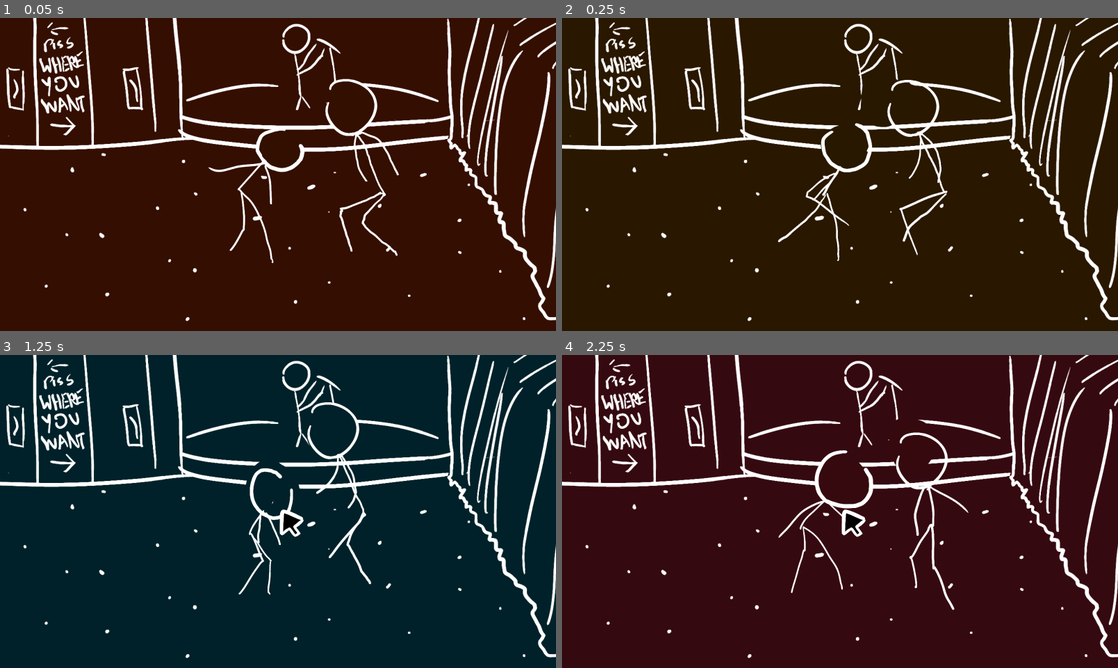
Above: before the commit, frames 1-4 (two rows, left to right).
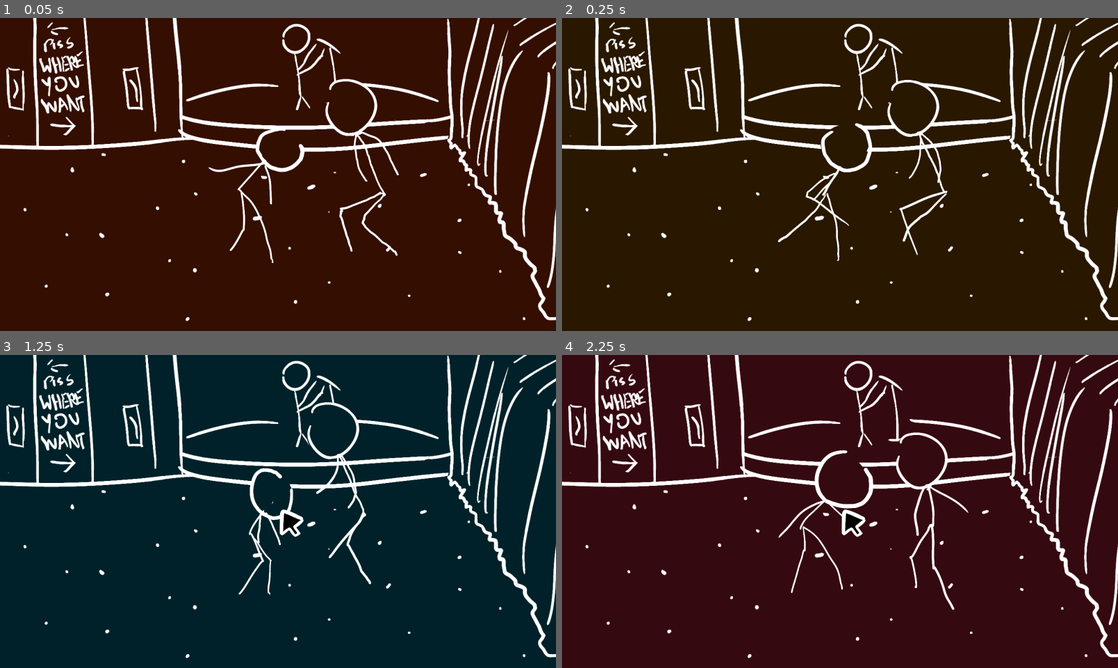
Above: after the commit, the same moments.

Repository: MarmadileManteater/Anxiety-Game
Game: Godot game, scene res://scenes/global/global.tscn
Two runs of this game, one before a commit and one after it. Both use one fixed random seed, a clock stepped at 60 frames per second and the inputs below.
Inputs (mouse positions are in pixels of both pictures, inside the frame that each line leads up to):
- Up to frame 1 (0.05 s): no input
- Up to frame 2 (0.25 s): no input
- Up to frame 3 (1.25 s): click (278, 511) at 0.5 s
- Up to frame 4 (2.25 s): click (840, 511) at 1.25 s; click (840, 511) at 2 s

Frame 1 is identical in both runs. In frame 2, 0.2% of the frame differs, in the area x 53-67%, y 19-36%; in frame 3, 0.1%; in frame 4, 0.2%, in the area x 58-69%, y 20-42%.

Commit message:
try the dancers again

Diff:
--- a/project/project.godot
+++ b/project/project.godot
@@ -15,6 +15,10 @@
 config/features=PackedStringArray("4.7", "GL Compatibility")
 config/icon="res://icon.svg"
 
+[audio]
+
+buses/default_bus_layout="uid://h7ybg067mrbg"
+
 [display]
 
 window/size/viewport_width=2047
--- a/project/scenes/dancers/dancers.tscn
+++ b/project/scenes/dancers/dancers.tscn
@@ -333,9 +333,8 @@
 self_modulate = Color(0.21291032, 0.04955011, 0, 1)
 position = Vector2(489, 214)
 sprite_frames = SubResource("SpriteFrames_0dxmq")
-animation = &"mask"
 autoplay = "mask"
-frame_progress = 0.45959428
+frame_progress = 0.5138748
 
 [node name="AnimationPlayer" type="AnimationPlayer" parent="3" unique_id=1102771150]
 libraries/ = SubResource("AnimationLibrary_d4neo")
@@ -352,9 +351,8 @@
 self_modulate = Color(0.21291032, 0.04955011, 0, 1)
 position = Vector2(462, 237)
 sprite_frames = SubResource("SpriteFrames_0dxmq")
-animation = &"mask"
 autoplay = "mask"
-frame_progress = 0.45959428
+frame_progress = 0.98608094
 
 [node name="AnimationPlayer" type="AnimationPlayer" parent="4" unique_id=1009430195]
 libraries/ = SubResource("AnimationLibrary_d4neo")
--- a/project/scenes/the_pit/the_pit.gd
+++ b/project/scenes/the_pit/the_pit.gd
@@ -4,4 +4,7 @@
 func _ready() -> void:
 	if time != Helpers.Stage.Early:
 		background_animation_player.play("modulate")
-		$Dancers.set_modulate_timestamp(background_animation_player.current_animation_position)
+		Helpers.set_interval(
+			func ():
+				$Dancers.set_modulate_timestamp(background_animation_player.current_animation_position)
+		, 1, self)
